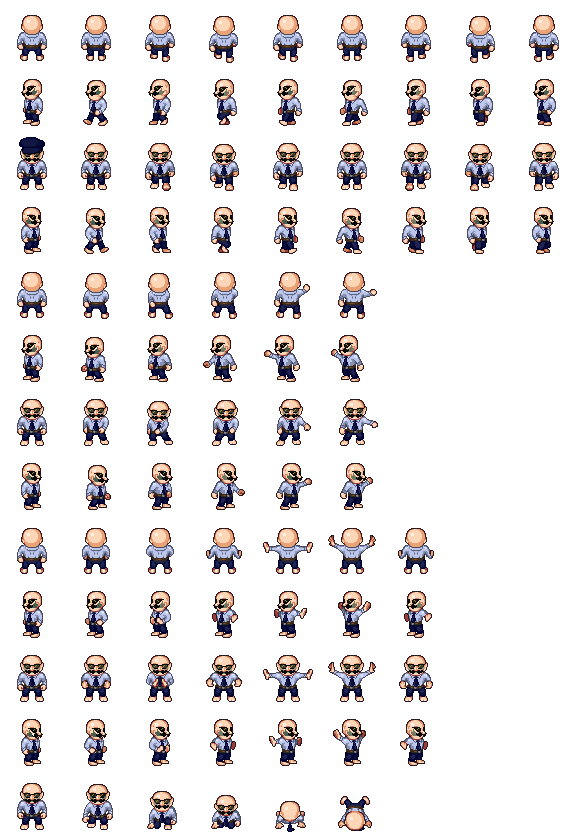
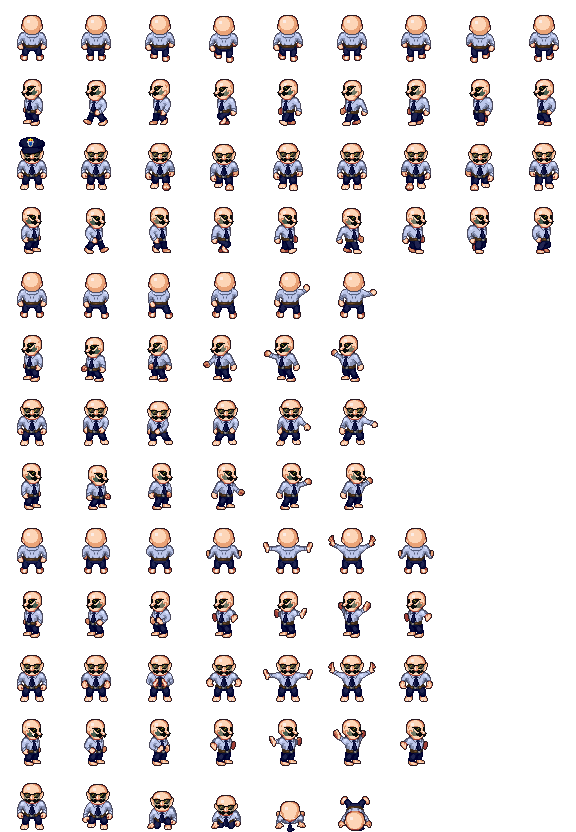
Before/after of a 576×832 layered artwork. What changed in the layer stack:
moved "Emblem" above "PoliceCap", painted on it over [27,132,60,147]
